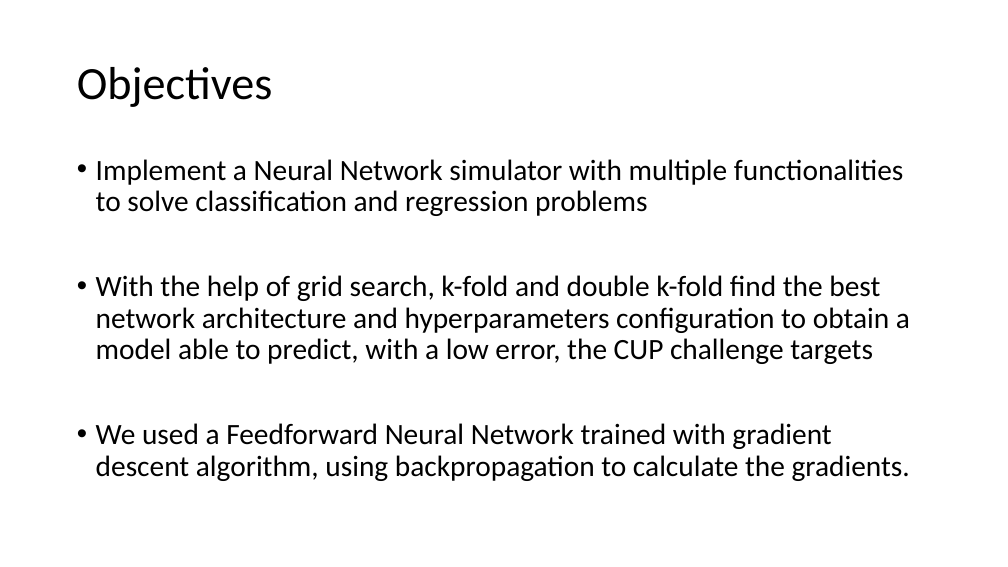
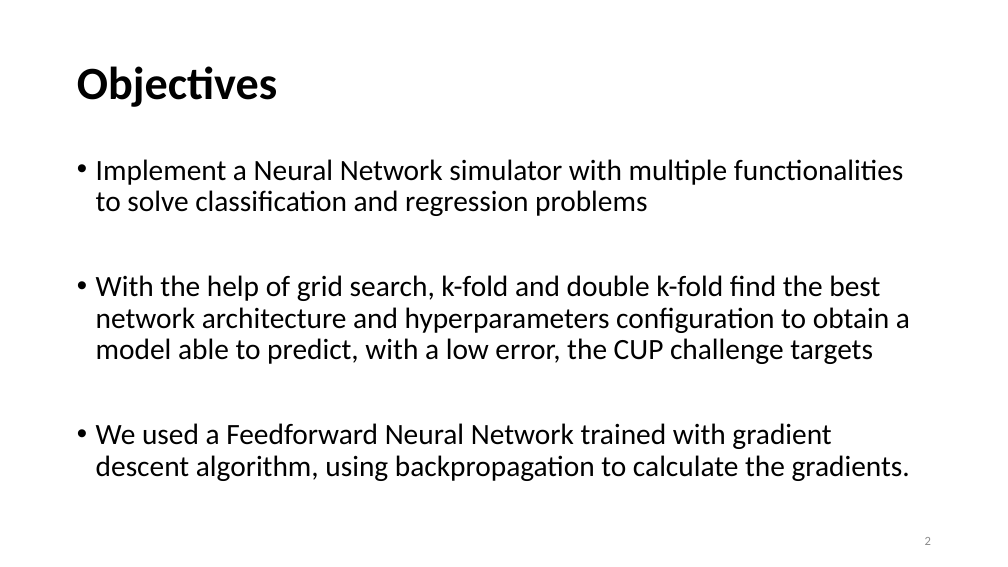
Before and after one commit to tommasoDR/NN-Implementation, a slide deck: slide 2 of Report.pptx. Drawn at 1008x567 pixels with LibreOffice and Linux fonts; fonts in the diff are those of the drawing. Boxes give left, top, right and bottom in pixels: in the first picture for what was removed or moved away, otherwise in the second. Text is boxed around its words. In the diff, an @@ line names an element or a change of style, - is before the commit and + after.

```diff
--- a/Report.pptx
+++ b/Report.pptx
@@ title "Objectives" at (x1=77, y1=66, x2=277, y2=107): bold on @@
@@ page number added at (x1=925, y1=537, x2=931, y2=545), 12 pt, text #8C8C8C @@
+2
```
Also in this commit, not shown: 10 other slides changed, 7 slides added, 1 slide removed, 10 other files.
